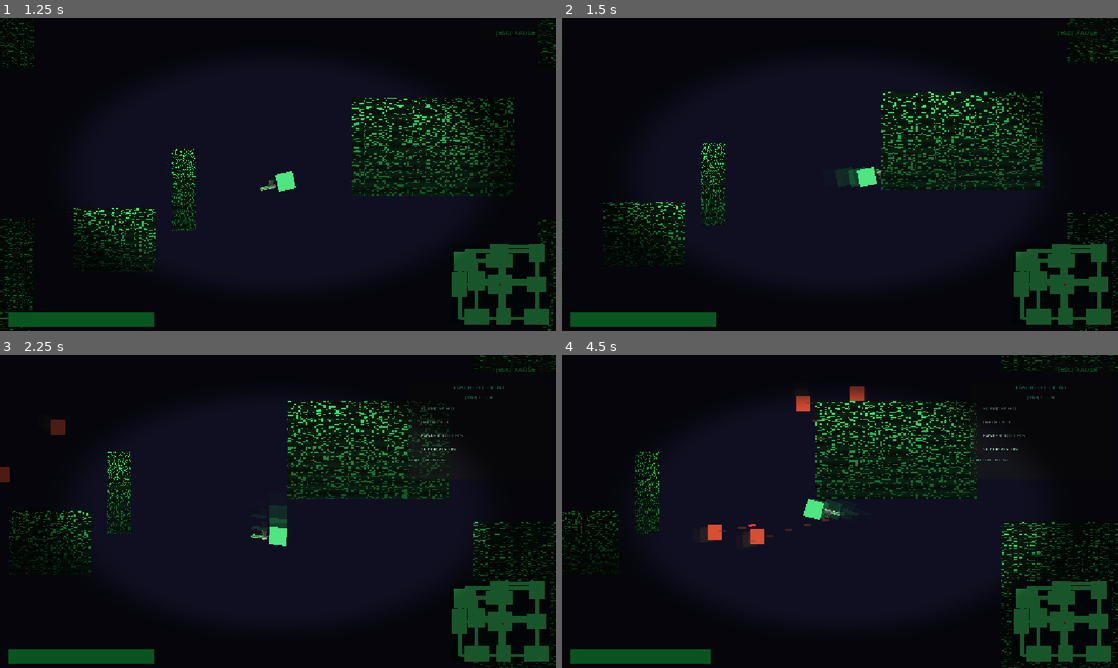
Above: before the commit, frames 1-4 (two rows, left to right).
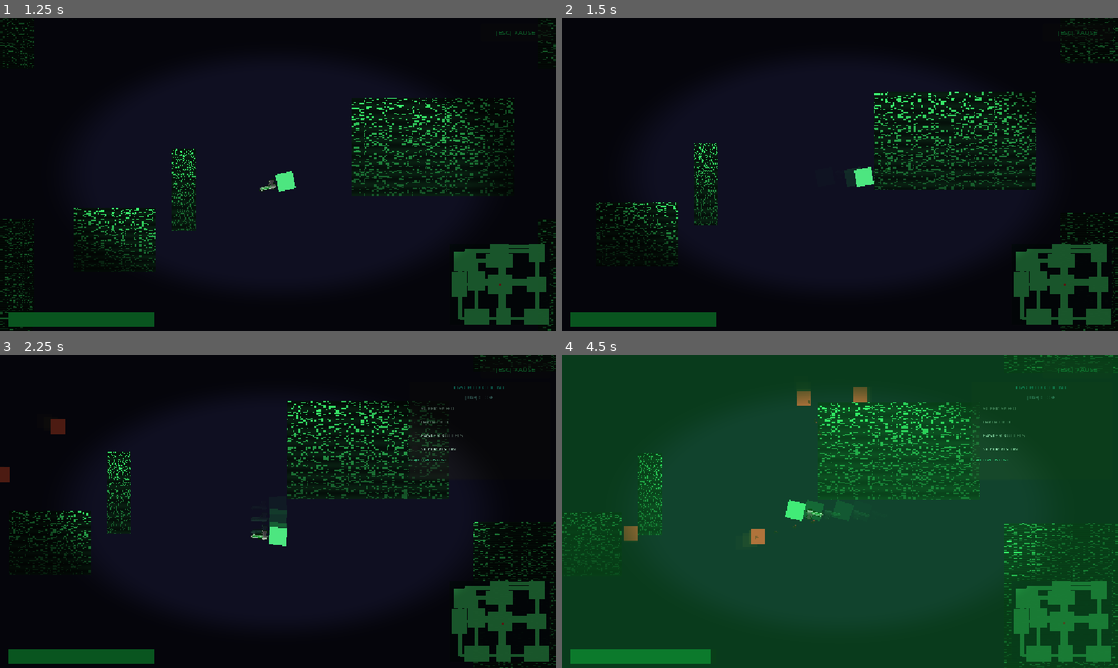
Above: after the commit, the same moments.

Repository: vision-for-change/rules-broken-v2
Game: Godot game, scene res://scenes/ui/MainMenu.tscn
The game is run twice, just before and just after one commit, with the same random seed, the same clock (stepped at 60 frames per second) and the same inputs.
Inputs (mouse positions are in pixels of both pictures, inside the frame that each line leads up to):
- Up to frame 1 (1.25 s): click "[ ENTER ] INITIATE BREACH" at 0.5 s
- Up to frame 2 (1.5 s): tap Enter (ui_accept) at 1.25 s; move the mouse to (962, 158) at 1.27 s; hold Right (ui_right) from 1.28 s (still down); tap Space (dash, bound only after the commit) at 1.35 s; click (962, 158) at 1.42 s
- Up to frame 3 (2.25 s): tap Enter (ui_accept) at 1.52 s; move the mouse to (166, 527) at 2.02 s; release Right (ui_right) at 2.03 s; hold Down (ui_down) from 2.03 s (still down); tap Tab (inspect) at 2.1 s
- Up to frame 4 (4.5 s): tap Enter (ui_accept) at 2.27, 3.77 s; tap Space (dash, bound only after the commit) at 2.3, 3.05, 3.8, 4.35 s; move the mouse to (895, 442) at 2.77 s; release Down (ui_down) at 2.78 s; hold Right (ui_right) 2.78-3.53 s; tap E (interact) at 2.85 s; move the mouse to (812, 574) at 3.52 s; hold Up (ui_up) 3.53-4.28 s; click (812, 574) at 3.6 s; move the mouse to (1006, 558) at 4.27 s; hold Left (ui_left) from 4.28 s (still down)

Frame 1 is identical in both runs. In frame 2, 4.5% of the frame differs, in the area x 0-100%, y 0-100%; in frame 3, 0.1%; in frame 4, 99%.

Commit message:
enemy lasers

Diff:
--- a/autoloads/InputSetup.gd
+++ b/autoloads/InputSetup.gd
@@ -3,6 +3,7 @@
 	DisplayServer.window_set_mode(DisplayServer.WINDOW_MODE_FULLSCREEN)
 	_add("interact", [KEY_E, KEY_F])
 	_add_mouse("shoot", [MOUSE_BUTTON_LEFT])
+	_add("dash", [KEY_SPACE])
 	_add("inspect",  [KEY_TAB])
 	_add("pause_main_menu", [KEY_M])
 	_add_to_existing("ui_left", [KEY_A])
--- a/autoloads/ScreenFX.gd
+++ b/autoloads/ScreenFX.gd
@@ -8,6 +8,7 @@
 var _glitch_timer := 0.0
 var _integrity_ratio := 1.0
 var _vignette: ColorRect
+var _slowmo_end_ms := 0
 
 func _ready() -> void:
 	process_mode = Node.PROCESS_MODE_ALWAYS
@@ -33,6 +34,22 @@
 				glitch_flash(0.08)
 			else:
 				_scanline_flash()
+	_update_slowmo()
+
+func _exit_tree() -> void:
+	Engine.time_scale = 1.0
+
+func slow_motion_pulse(scale: float = 0.3, duration: float = 0.22) -> void:
+	Engine.time_scale = clampf(scale, 0.05, 1.0)
+	var now_ms := Time.get_ticks_msec()
+	var duration_ms := int(maxf(duration, 0.01) * 1000.0)
+	_slowmo_end_ms = max(_slowmo_end_ms, now_ms) + duration_ms
+
+func _update_slowmo() -> void:
+	if Engine.time_scale >= 1.0:
+		return
+	if Time.get_ticks_msec() >= _slowmo_end_ms:
+		Engine.time_scale = 1.0
 
 func screen_shake(intensity: float = 6.0, duration: float = 0.25) -> void:
 	if not is_instance_valid(_camera):
--- a/scenes/enemy/EnemyLaser.gd
+++ b/scenes/enemy/EnemyLaser.gd
@@ -5,16 +5,22 @@
 @export var integrity_damage := 0.08
 const GHOST_INTERVAL := 0.02
 const GHOST_LIFETIME := 0.28
-const GHOST_COLOR := Color(0.45, 1.0, 0.65, 0.75)
+const GHOST_COLOR := Color(1.0, 0.2, 0.2, 0.75)
+const DASH_DODGE_RADIUS := 28.0
+const DASH_DODGE_PASS_MARGIN := 8.0
 
 var _direction := Vector2.RIGHT
 var _owner_body: Node2D = null
 var _ghost_timer := 0.0
+var _player_ref: Node2D = null
+var _dash_dodge_armed := false
+var _dash_dodge_triggered := false
 
-@onready var beam: ColorRect = $Beam
+@onready var beam: Sprite2D = $Beam
 
 func _ready() -> void:
 	body_entered.connect(_on_body_entered)
+	_player_ref = get_tree().get_first_node_in_group("player") as Node2D
 
 func setup(owner_body: Node2D, direction: Vector2) -> void:
 	_owner_body = owner_body
@@ -23,6 +29,7 @@
 
 func _physics_process(delta: float) -> void:
 	global_position += _direction * speed * delta
+	_try_trigger_dash_dodge_slowmo()
 	_ghost_step(delta)
 	lifetime -= delta
 	if lifetime <= 0.0:
@@ -72,3 +79,25 @@
 	var tween := ghost_item.create_tween()
 	tween.tween_property(ghost_item, "modulate:a", 0.0, GHOST_LIFETIME)
 	tween.tween_callback(ghost_item.queue_free)
+
+func _try_trigger_dash_dodge_slowmo() -> void:
+	if _dash_dodge_triggered:
+		return
+	if _player_ref == null or not is_instance_valid(_player_ref):
+		_player_ref = get_tree().get_first_node_in_group("player") as Node2D
+		if _player_ref == null:
+			return
+	if not _player_ref.has_method("is_dashing"):
+		return
+
+	var to_player := _player_ref.global_position - global_position
+	var dash_dodge_radius_sq := DASH_DODGE_RADIUS * DASH_DODGE_RADIUS
+	if bool(_player_ref.call("is_dashing")) and to_player.length_squared() <= dash_dodge_radius_sq:
+		_dash_dodge_armed = true
+	if not _dash_dodge_armed:
+		return
+
+	if to_player.dot(_direction) < -DASH_DODGE_PASS_MARGIN:
+		_dash_dodge_triggered = true
+		ScreenFX.flash_screen(Color(0.1, 1.0, 0.35, 0.28), 0.14)
+		ScreenFX.slow_motion_pulse()
--- a/scenes/enemy/EnemyLaser.tscn
+++ b/scenes/enemy/EnemyLaser.tscn
@@ -1,6 +1,7 @@
 [gd_scene format=3 uid="uid://ryrejdjtk5aa"]
 
 [ext_resource type="Script" path="res://scenes/enemy/EnemyLaser.gd" id="1"]
+[ext_resource type="Texture2D" path="res://assets/bullet.webp" id="2"]
 
 [sub_resource type="RectangleShape2D" id="1"]
 size = Vector2(10, 3)
@@ -14,9 +15,6 @@
 [node name="CollisionShape2D" type="CollisionShape2D" parent="."]
 shape = SubResource("1")
 
-[node name="Beam" type="ColorRect" parent="."]
-offset_left = -5.0
-offset_top = -1.5
-offset_right = 5.0
-offset_bottom = 1.5
-color = Color(1, 0.2, 0.2, 1)
+[node name="Beam" type="Sprite2D" parent="."]
+texture = ExtResource("2")
+modulate = Color(1, 0.2, 0.2, 1)
--- a/scenes/player/Player.gd
+++ b/scenes/player/Player.gd
@@ -5,6 +5,9 @@
 
 const SPEED_MOVE = 360.0
 const HACK_SPEED_MULT = 2.4
+const DASH_SPEED_MULT = 2.2
+const DASH_DURATION := 0.16
+const DASH_COOLDOWN := 0.5
 const HACK_BULLET_SPEED_MULT = 2.2
 const DEFAULT_CAMERA_ZOOM := Vector2(1.5, 1.5)
 const SUPER_VISION_CAMERA_ZOOM := Vector2(1.0, 1.0)
@@ -24,6 +27,9 @@
 var _hack_super_vision := false
 var _shoot_cd := 0.0
 var _ghost_timer := 0.0
+var _dash_timer := 0.0
+var _dash_cd := 0.0
+var _dash_direction := Vector2.ZERO
 const FOOTSTEP_INT = 0.38
 
 @onready var body_rect: ColorRect      = $BodyRect
@@ -54,26 +60,41 @@
 		return
 	_update_facing_to_mouse()
 	_shoot_cd = max(0.0, _shoot_cd - delta)
+	_dash_cd = max(0.0, _dash_cd - delta)
+	_dash_timer = max(0.0, _dash_timer - delta)
 
 	var dir := Input.get_vector("ui_left", "ui_right", "ui_up", "ui_down")
+	if Input.is_action_just_pressed("dash") and _dash_cd <= 0.0 and dir.length() > 0.05:
+		_dash_direction = dir.normalized()
+		_dash_timer = DASH_DURATION
+		_dash_cd = DASH_COOLDOWN
+	elif _dash_timer <= 0.0:
+		_dash_direction = Vector2.ZERO
+
+	var move_dir := dir
+	if _dash_timer > 0.0 and _dash_direction.length() > 0.05:
+		move_dir = _dash_direction
+
 	var target_velocity := Vector2.ZERO
 
 	# MOVE action goes through ActionBus
-	if dir.length() > 0.05:
+	if move_dir.length() > 0.05:
 		var ctx = {
 			"actor_id":  ENTITY_ID,
-			"direction": dir
+			"direction": move_dir
 		}
 		var result = ActionBus.submit(ActionBus.MOVE,
 			EntityRegistry.get_tags(ENTITY_ID), ctx)
 
 		if result["allowed"]:
-			target_velocity = dir * SPEED_MOVE
+			target_velocity = move_dir * SPEED_MOVE
 		else:
 			# Blocked: dampen to slow walk
-			target_velocity = dir * (SPEED_MOVE * 0.4)
+			target_velocity = move_dir * (SPEED_MOVE * 0.4)
 		if _hack_super_speed:
 			target_velocity *= HACK_SPEED_MULT
+		if _dash_timer > 0.0:
+			target_velocity *= DASH_SPEED_MULT
 
 		# Footstep audio
 		_footstep_t += delta
@@ -222,3 +243,6 @@
 	var tween := ghost_root.create_tween()
 	tween.tween_property(ghost_root, "modulate:a", 0.0, GHOST_LIFETIME)
 	tween.tween_callback(ghost_root.queue_free)
+
+func is_dashing() -> bool:
+	return _dash_timer > 0.0
Not shown, changed: README.md
